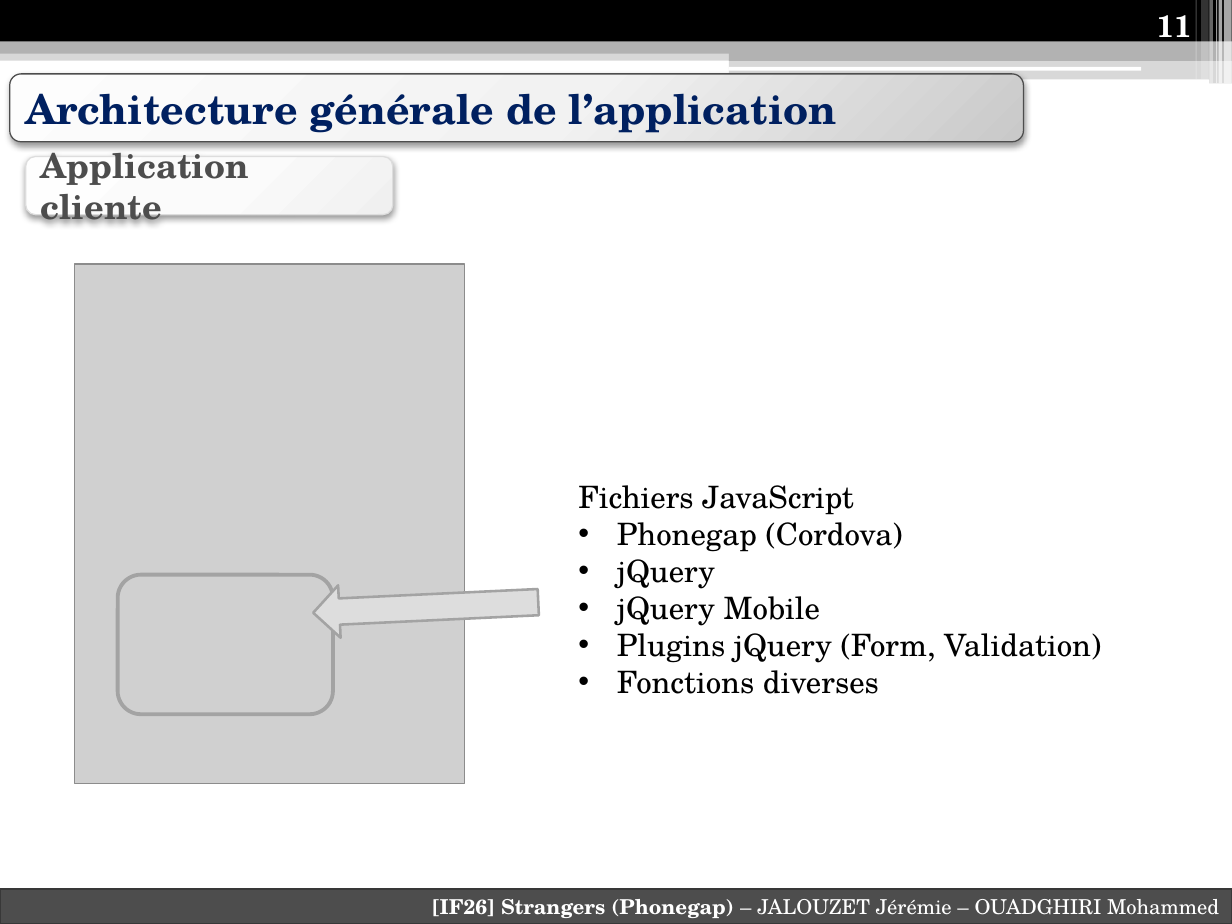
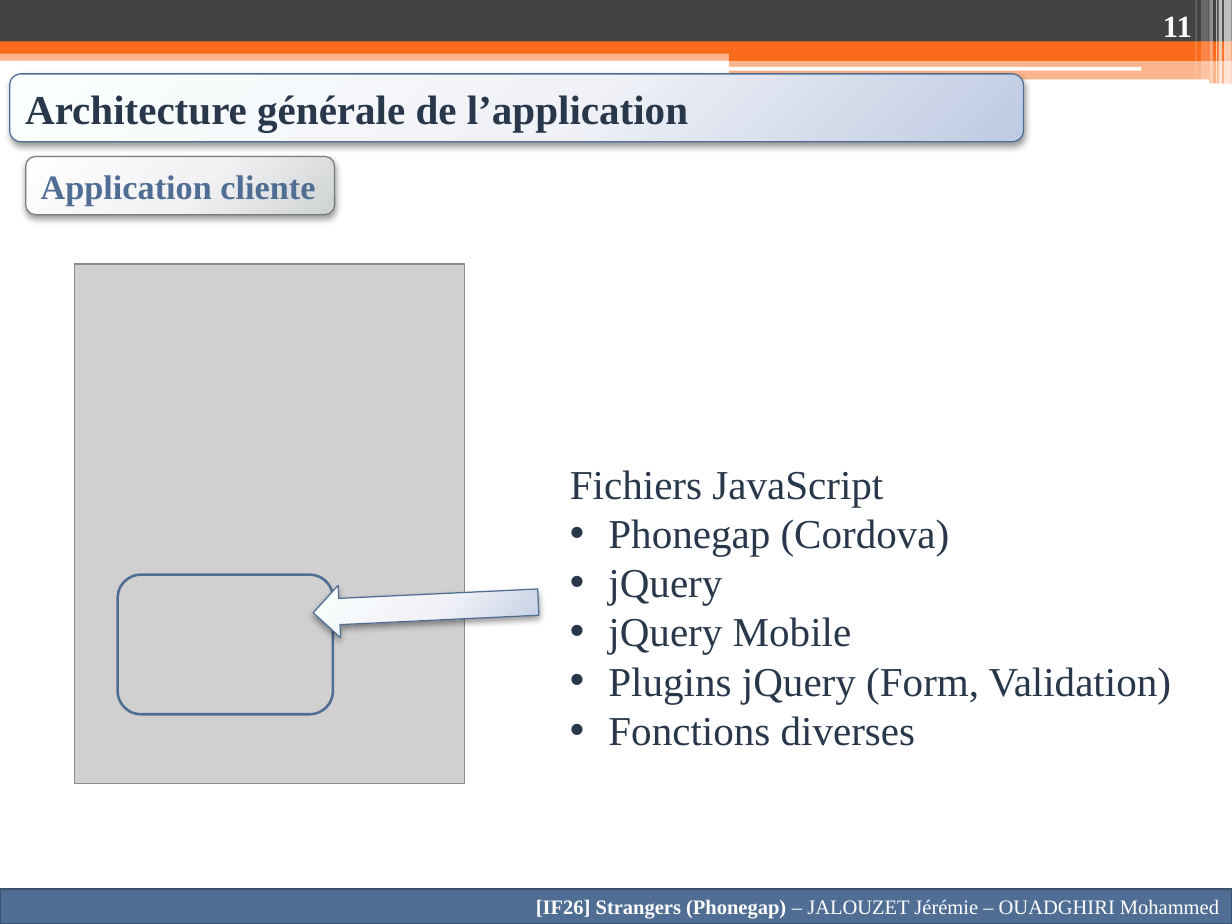
Before and after one commit to Anicky/Strangers-Phonegap, a slide deck: slide 11 of Presentation/Presentation IF26.pptx. Drawn at 1232x924 pixels with LibreOffice and Linux fonts; fonts in the diff are those of the drawing; grey boxes stand for pictures. Boxes give left, top, right and bottom in pixels: in the first picture for what was removed or moved away, otherwise in the second. Text is boxed around its words. In the diff, an @@ line names an element or a change of style, - is before the commit and + after.

```diff
--- a/Presentation/Presentation IF26.pptx
+++ b/Presentation/Presentation IF26.pptx
@@ rectangle at bbox=[0, 0, 1232, 42]: fill #000000 to #434342 @@
@@ page number at bbox=[1163, 16, 1192, 43]: font TeX Gyre Schola to Times New Roman @@
@@ rectangle at bbox=[0, 49, 1232, 60]: fill #B2B2B2 at 50% opacity to #F96A1B at 50% opacity @@
@@ rectangle at bbox=[0, 42, 1232, 54]: fill #B2B2B2 to #F96A1B @@
@@ rectangle at bbox=[729, 59, 1232, 84]: fill #B2B2B2 at 50% opacity to #F96A1B at 50% opacity @@
@@ rectangle at bbox=[729, 48, 1232, 60]: fill #B2B2B2 to #F96A1B @@
@@ rounded rectangle "Architecture générale de l’application" at bbox=[10, 74, 1024, 142]: font TeX Gyre Schola to Times New Roman, text colour #002060 to #28374A; fill gradient #FEFEFE to #F2F2F2 to #C9C9C9 to gradient #FEFEFE to #F0F3F8 to #BFCBE2; outline #4D4D4D 0.75 pt to #506E94 0.75 pt @@
@@ rounded rectangle "Application cliente": place and size @@
-rounded rectangle "Application cliente" at bbox=[26, 156, 393, 214]
+rounded rectangle "Application cliente" at bbox=[26, 156, 335, 214]
@@ rounded rectangle "Application cliente" at bbox=[26, 156, 335, 214]: font TeX Gyre Schola to Times New Roman, text colour #4D4D4D to #506E94; fill gradient #FFFFFF to #FBFBFB to #F0F0F0 to gradient #FEFEFE to #F4F4F4 to #D0D1D3; outline #DDDDDD 0.75 pt to #797B7E 0.75 pt @@
@@ text "Fichiers JavaScript": place and size @@
-text "Fichiers JavaScript" at bbox=[578, 485, 1101, 694]
+text "Fichiers JavaScript" at bbox=[570, 470, 1171, 746]
@@ text "Fichiers JavaScript" at bbox=[570, 470, 1171, 746]: size 18 to 24 pt, font TeX Gyre Schola to Times New Roman, text colour #000000 to #28374A @@
@@ rounded rectangle at bbox=[118, 574, 334, 713]: outline #A3A3A3 2.25 pt to #506E94 1.5 pt @@
@@ down arrow at bbox=[312, 576, 540, 640]: fill #DDDDDD to gradient #FEFEFE to #F0F3F8 to #BFCBE2; outline #A3A3A3 1.5 pt to #506E94 0.75 pt; shadow on @@
@@ rectangle "[IF26] Strangers (Phonegap) – JALOUZET ..." at bbox=[0, 888, 1232, 924]: font TeX Gyre Schola to Times New Roman; fill #4D4D4D to #506E94; outline #393939 1.5 pt to #3B516D 1.5 pt @@
```
Also in this commit, not shown: 19 other slides changed, 1 slide added, 1 slide removed, 3 other files.
